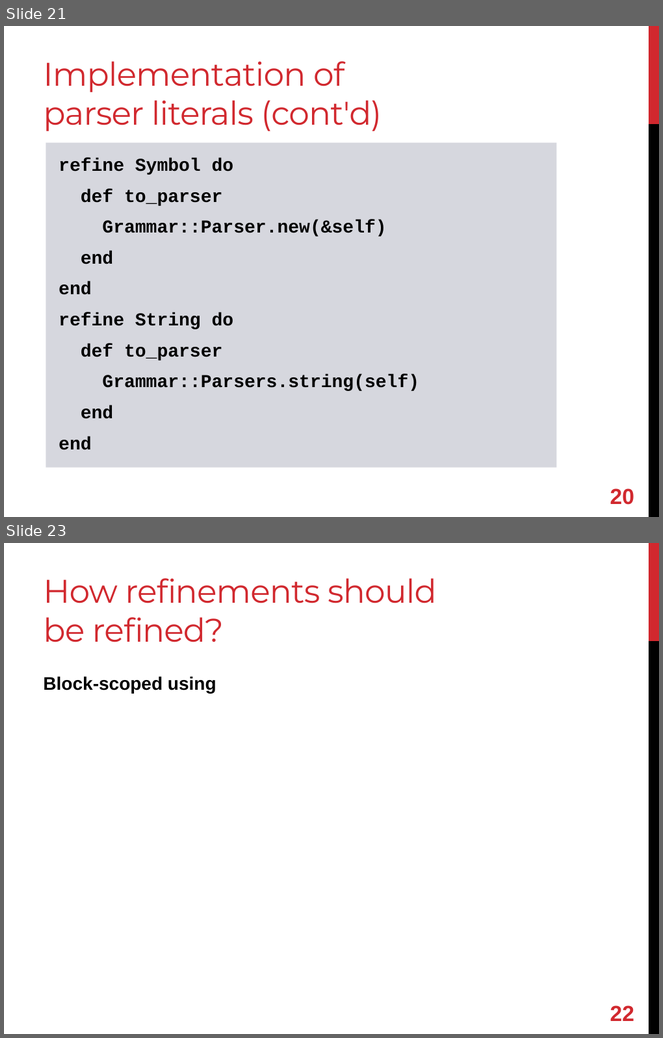
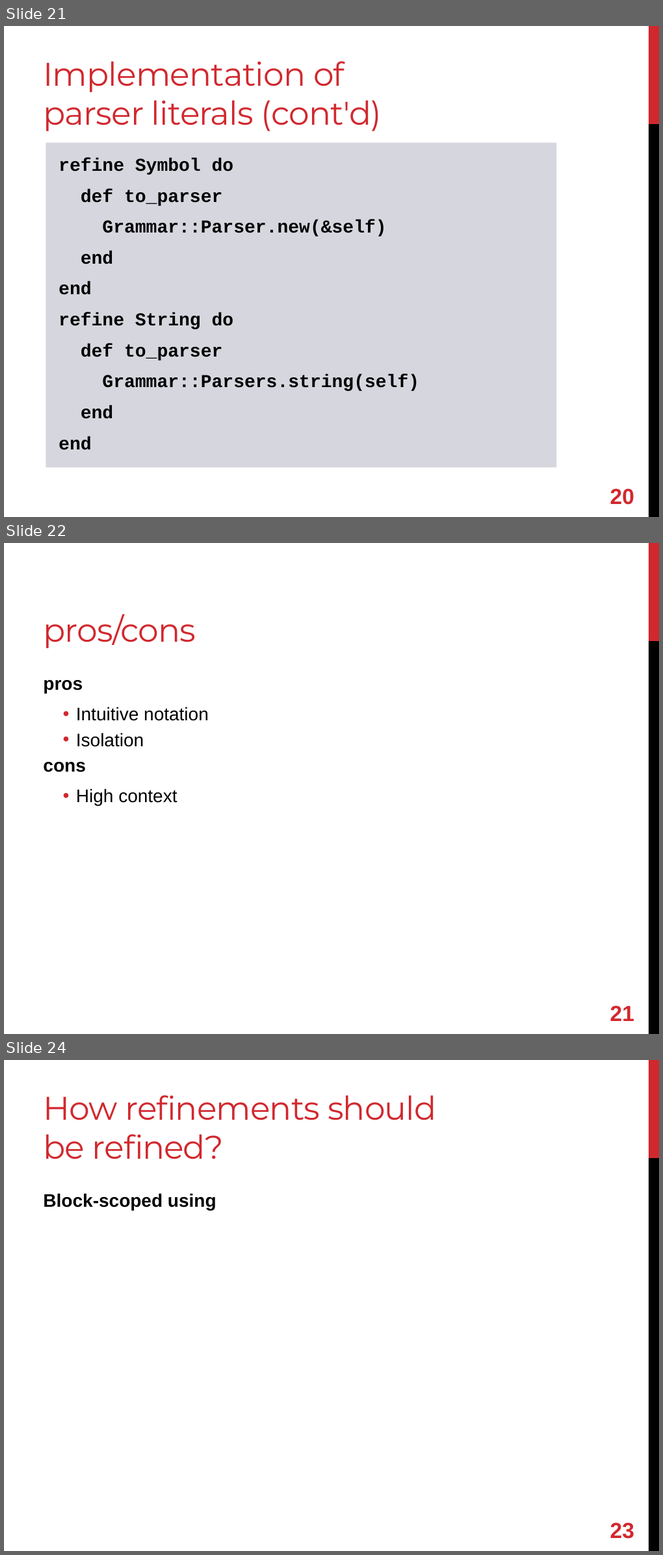
Before and after one commit to shugo/RubyKaigi2013, a slide deck: refining_refinements.pptx. Shown one above the other, each under a label of ours: slides 21 and 23 before the commit, slides 21, 22 and 24 after it; the slides between them are not shown. The pictures are 663x1038 and 663x1555 pixels, drawn with LibreOffice and Linux fonts; fonts in the diff are those of the drawing. Boxes give left, top, right and bottom in pixels: in the first picture for what was removed or moved away, otherwise in the second. Text is boxed around its words. In the diff, an @@ line names an element or a change of style, - is before the commit and + after.

```diff
--- a/refining_refinements.pptx
+++ b/refining_refinements.pptx
@@ slide 22 added at [4, 543, 659, 1034], background #FFFFFF; not listed: 2 template elements that a slide beside it also shows @@
@@ title added at [43, 614, 196, 648], 36 pt, text #D1282E @@
+pros/cons
@@ text added at [43, 680, 209, 806], 20 pt, text #000000 @@
+pros
+  • Intuitive notation
+  • Isolation
+cons
+  • High context
@@ page number added at [610, 1006, 634, 1021], 24 pt, text #D1282E, bold @@
+21
@@ what was slide 23 is now slide 24 @@
@@ page number at [610, 1523, 634, 1539]: text changed @@
-22
+23
```
Also in this commit, not shown: 3 slides changed, 1 slide removed.
